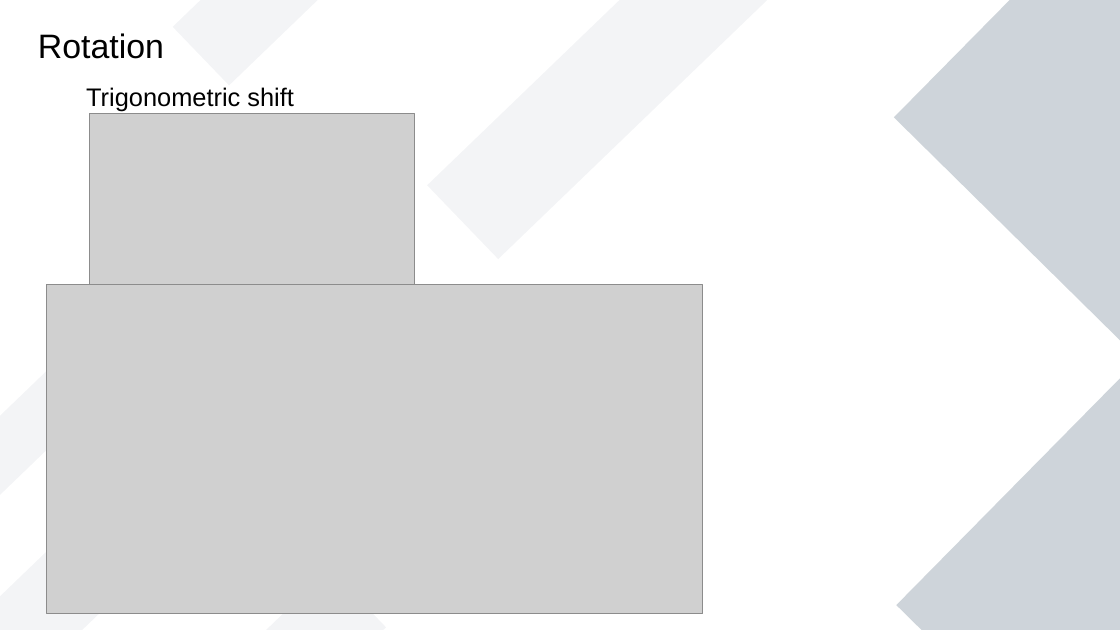
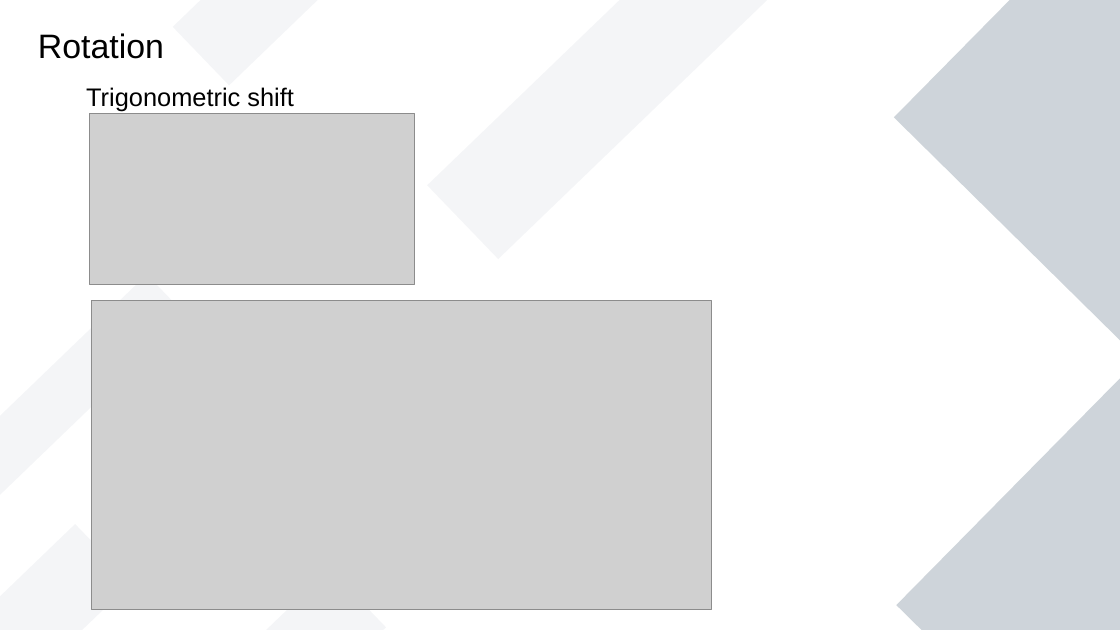
Before and after one commit to jendralhxr/imgproccompvis, a slide deck: slide 6 of geometrictransform.odp. Drawn at 1120x630 pixels with LibreOffice and Linux fonts; fonts in the diff are those of the drawing; grey boxes stand for pictures. Boxes give left, top, right and bottom in pixels: in the first picture for what was removed or moved away, otherwise in the second. Text is boxed around its words. In the diff, an @@ line names an element or a change of style, - is before the commit and + after.

```diff
--- a/geometrictransform.odp
+++ b/geometrictransform.odp
@@ fill #8D99AE at 10% opacity to #8D99AE at 9% opacity in 3 elements at (x1=123, y1=569, x2=386, y2=630), (x1=0, y1=524, x2=131, y2=630), (x1=0, y1=274, x2=186, y2=515) @@
@@ picture resized from (x1=47, y1=285, x2=703, y2=614) to (x1=91, y1=301, x2=711, y2=610) @@
```
Also in this commit, not shown: 7 other slides changed, 1 slide added, 1 other file.
